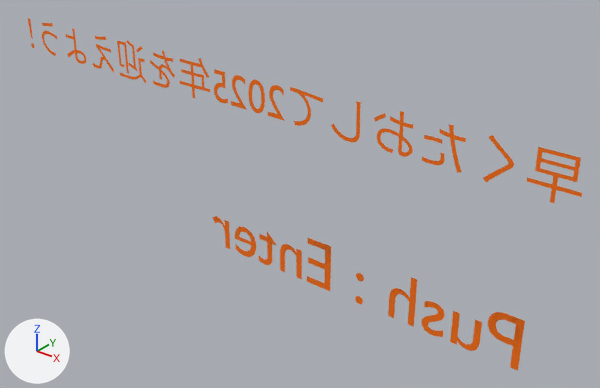
Two versions of the OBJ model DirectXGame/Resources/deadFont/deadFont.obj, one commit apart.
Before and after are seen from a 50 mm camera at (21.7, -24.8, 12.3) aimed at (-0.7, 3.2, -5.1). The lights are fixed; the arrows at lower left show +X, +Y and +Z. Where no turn or scale is listed for an object, it has been applied to the vertices.

The scene before the commit, as lines of its bpy script (objects in view):
```python
me_テキスト_001 = bpy.data.meshes.new('テキスト.001')
me_テキスト_001.from_pydata(...)  # 680 vertices, 662 faces; spans x -9.0..10.2, y 5.5, z -11.6..-8.9
me_テキスト_001.materials.append(mat_material_004)  # picture img_titleresource_png
me_テキスト_004 = bpy.data.meshes.new('テキスト.004')
me_テキスト_004.from_pydata(...)  # 2596 vertices, 2556 faces; spans x -16.4..13.6, y 0.0, z -0.2..1.8
me_テキスト_004.materials.append(mat_material_004)  # picture img_titleresource_png
ob_テキスト_001 = bpy.data.objects.new('テキスト.001', me_テキスト_001)
ob_テキスト_001.location = (0.0, 0.0, 0.0)
ob_テキスト_004 = bpy.data.objects.new('テキスト.004', me_テキスト_004)
ob_テキスト_004.location = (0.0, 0.0, 0.0)
```
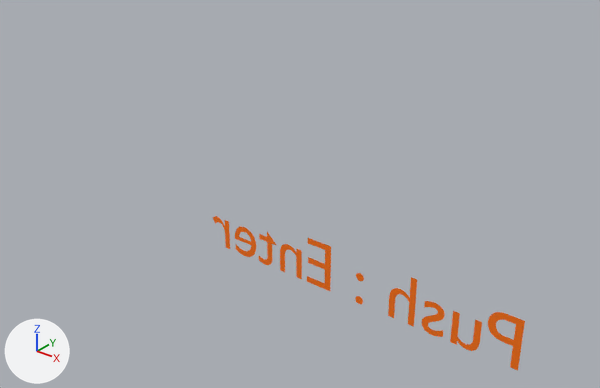
Diff of the bpy script that builds the scene:
```diff
--- a/DirectXGame/Resources/deadFont/deadFont.obj.py
+++ b/DirectXGame/Resources/deadFont/deadFont.obj.py
@@ ob_テキスト_004 @@
-ob_テキスト_004 = bpy.data.objects.new('テキスト.004', me_テキスト_004)
-ob_テキスト_004.location = (0.0, 0.0, 0.0)
```

Pixel boxes [x1, y1, x2, y2] of what changed, in the pictures (600 x 388 px):
'テキスト.004', deleted (orange): before [28, 18, 582, 203]
